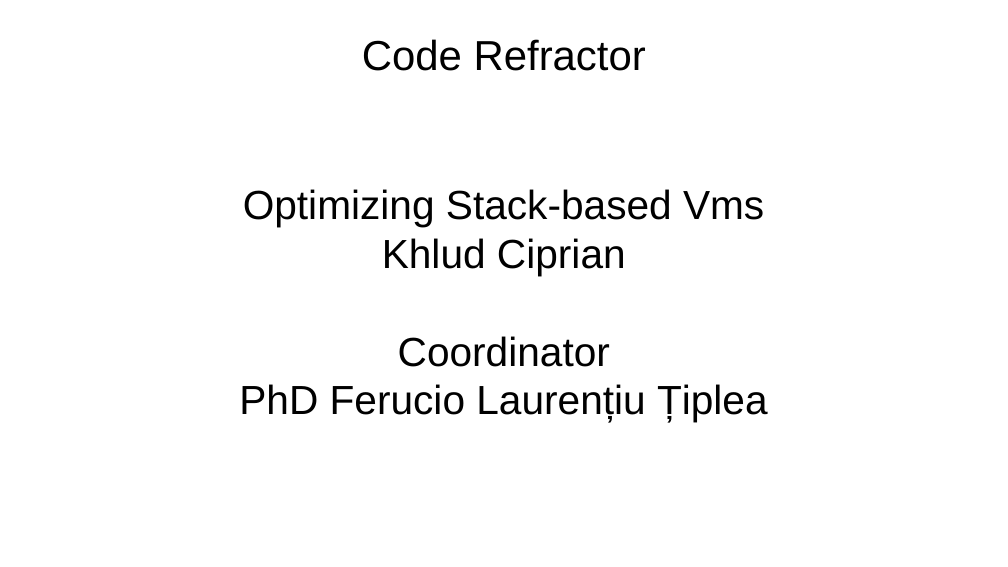
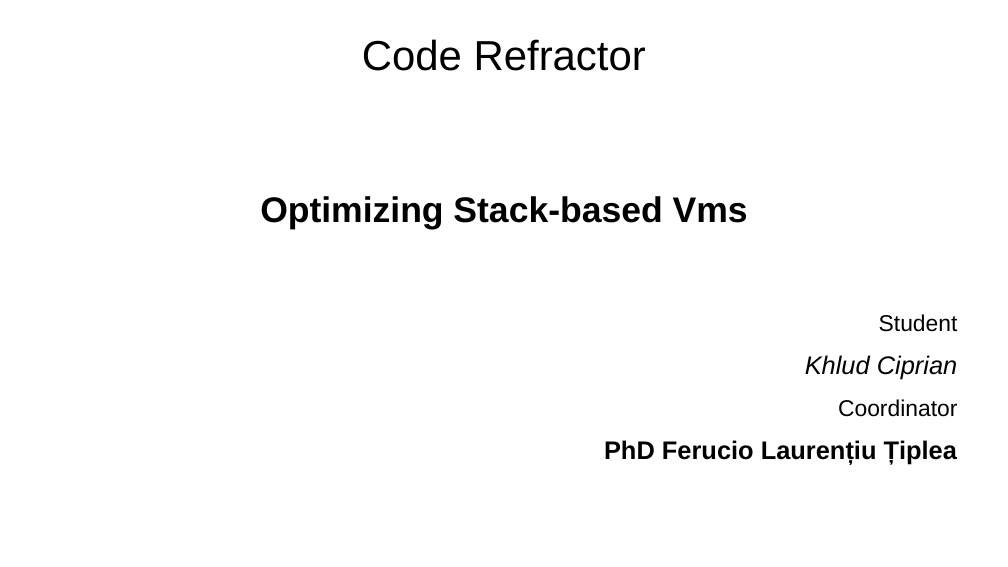
Before and after one commit to ciplogic/CodeRefractor, a slide deck: slide 1 of Documentation/Slides.odp. Drawn at 1008x567 pixels with LibreOffice and Linux fonts; fonts in the diff are those of the drawing; background and template pictures are left out. Boxes give left, top, right and bottom in pixels: in the first picture for what was removed or moved away, otherwise in the second. Text is boxed around its words. In the diff, an @@ line names an element or a change of style, - is before the commit and + after.

```diff
--- a/Documentation/Slides.odp
+++ b/Documentation/Slides.odp
@@ text added at box(260, 196, 748, 229), 28 pt, text #000000, bold @@
+Optimizing Stack-based Vms
@@ text "Student": place and size @@
-text "Student" at box(239, 189, 768, 422)
+text "Student" at box(604, 314, 958, 465)
@@ text "Student" at box(604, 314, 958, 465): vertical alignment middle to top @@
@@ text at box(879, 314, 958, 332): text changed; size 32 to 18 pt @@
-Optimizing Stack-based Vms
+Student
@@ text at box(604, 355, 958, 465): size 32 to 20 pt in "Khlud Ciprian", "PhD Ferucio Laurențiu Țiplea"; italic on in "Khlud Ciprian"; size 32 to 18 pt in "Coordinator"; bold on in "PhD Ferucio Laurențiu Țiplea"; alignment centre to right; more space between paragraphs @@
```
Also in this commit, not shown: 8 other slides changed, 3 slides added, 3 slides removed, 4 other files.
